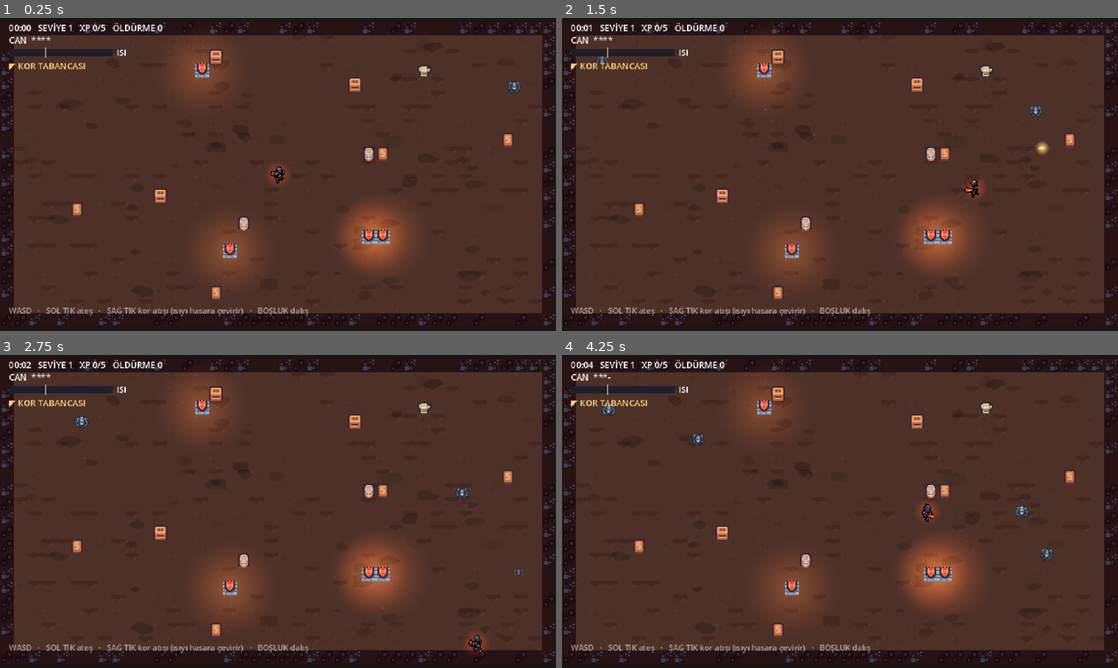
Above: before the commit, frames 1-4 (two rows, left to right).
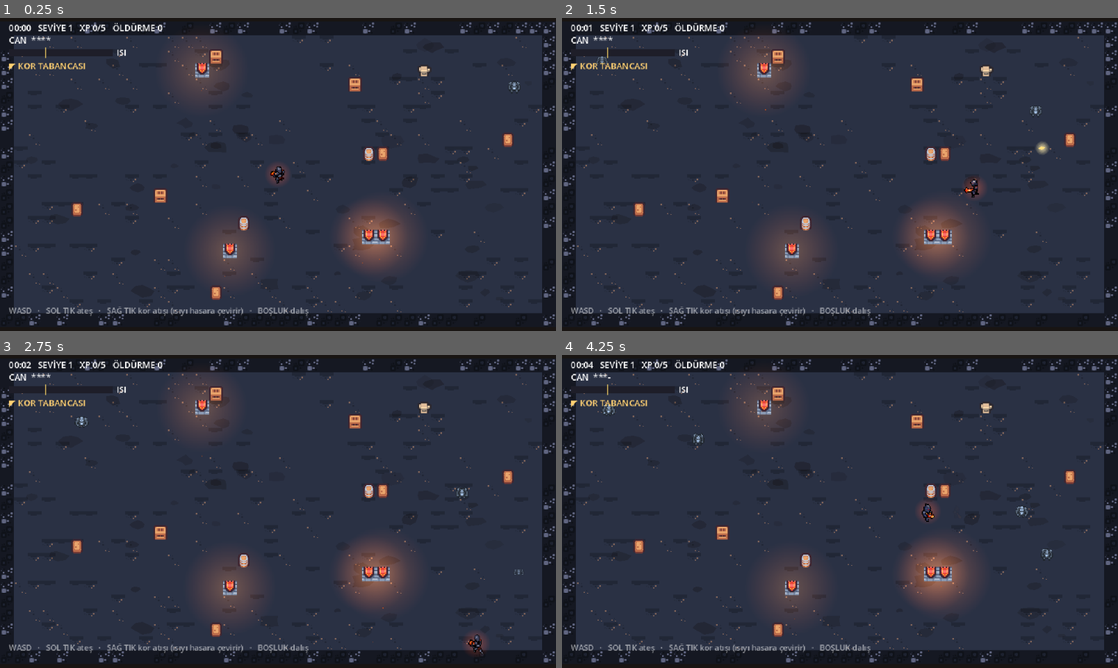
Above: after the commit, the same moments.

Repository: Furkiozknn/kor
Game: Godot game, scene res://scenes/level.tscn
Two runs of this game, one before a commit and one after it. Both use one fixed random seed, a clock stepped at 60 frames per second and the inputs below.
Inputs (mouse positions are in pixels of both pictures, inside the frame that each line leads up to):
- Up to frame 1 (0.25 s): no input
- Up to frame 2 (1.5 s): tap Enter at 0.5 s; move the mouse to (962, 158) at 0.52 s; hold D (move_right) 0.53-1.28 s; hold R 0.53-1.28 s; click (962, 158) at 0.67 s; tap Space at 0.77 s; move the mouse to (728, 190) at 1.27 s; hold S (move_down) from 1.28 s (still down); tap Q at 1.35 s
- Up to frame 3 (2.75 s): tap Space at 1.52 s; move the mouse to (333, 442) at 2.02 s; release S (move_down) at 2.03 s; hold D (move_right) from 2.03 s (still down); tap Tab at 2.1 s
- Up to frame 4 (4.25 s): move the mouse to (812, 574) at 2.77 s; release D (move_right) at 2.78 s; hold W (move_up) 2.78-3.53 s; tap 1 at 2.85 s; click (812, 574) at 2.92 s; tap Space at 3.02, 3.77 s; move the mouse to (1006, 558) at 3.52 s; hold A (move_left) from 3.53 s (still down); tap 4 at 3.6 s

The runs differ from the first frame. In frame 1, 83% of the frame differs, in the area x 0-100%, y 1-99%; in frame 2, 83%; in frame 3, 83%; in frame 4, 83%.

Commit message:
Zemin kul paletine cekildi -- kimlik nihayet calisiyor
Yan oturum olctu: arenanin zemini oyuncunun isi rampasiyla ayni sicak renk
ailesindeydi (#EAA56C, #763B36 baskin), bu yuzden 'karanlik dokumhanede tek
sicak sey sensin' kimligi calismiyordu; oyuncunun turuncusu zeminde
kayboluyordu.

- assets/sprites/karolar.png: ayni piksel yapisi, renk eslemesi degisti.
  Zemin mavi-gri kul, molozlar arduvaz, karodaki turuncu benekler zeminin
  tek sicak seyi olarak kaliyor.
- TileMapLayer modulate 0.33 -> 0.50: karolar artik kendileri koyu ve soguk,
  eski agir karartma gereksizdi. Once 0.88 denendi, fazla acikti -- dusmanlar
  zemine karisti; 0.50'de hem dokumhane karanligi hem dusman okunurlugu var.

Co-Authored-By: Claude Opus 5 (1M context) <noreply@anthropic.com>

Diff:
--- a/scenes/level.tscn
+++ b/scenes/level.tscn
@@ -8,7 +8,7 @@
 script = ExtResource("3_ana")
 
 [node name="TileMapLayer" type="TileMapLayer" parent="."]
-modulate = Color(0.33, 0.30, 0.38, 1)
+modulate = Color(0.50, 0.50, 0.58, 1)
 z_index = -5
 tile_set = ExtResource("2_karolar")
 
Binary file changed: assets/sprites/karolar.png
